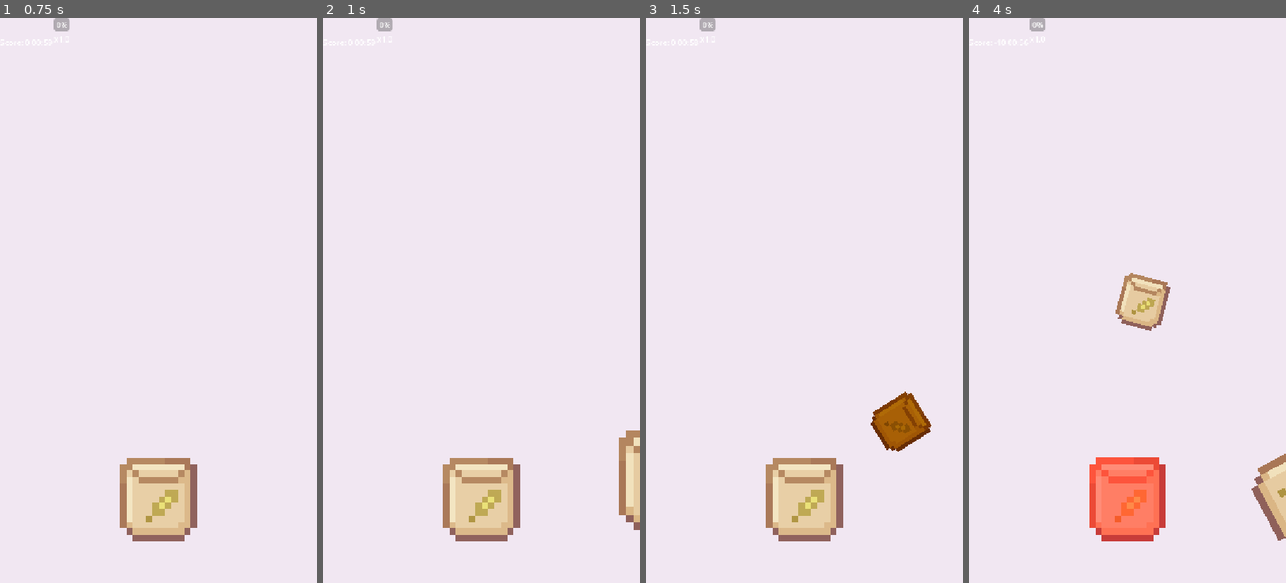
Above: before the commit, frames 1-4 (left to right).
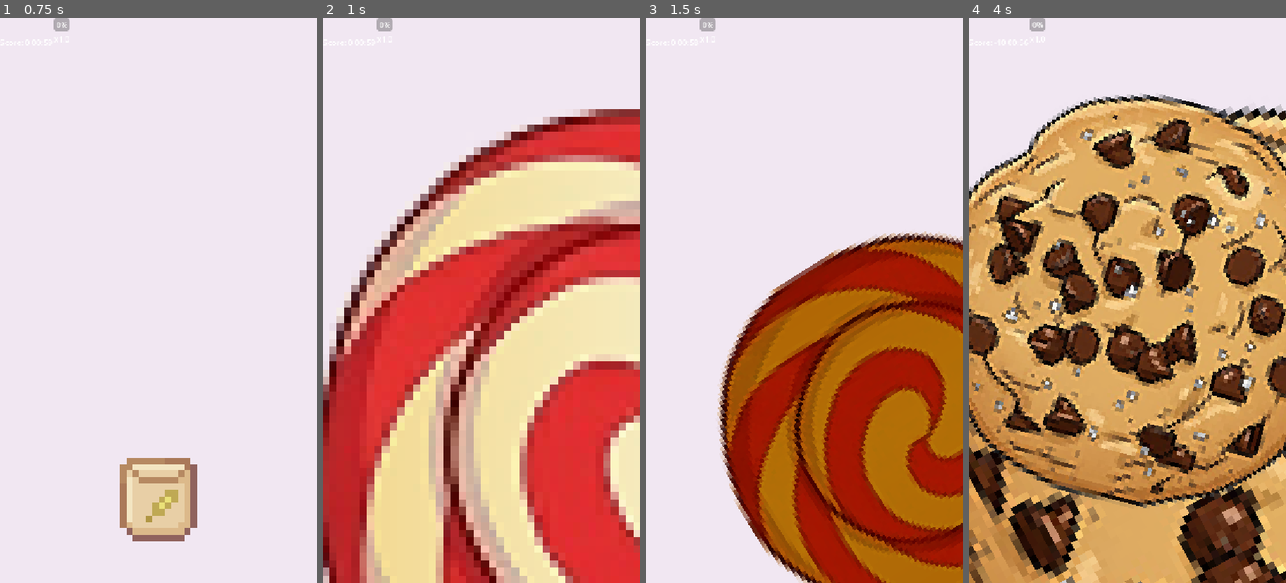
Above: after the commit, the same moments.

Repository: 6099sin/pro-c
Game: Godot game, scene res://scenes/core/Main.tscn
The game is run twice, just before and just after one commit, with the same random seed, the same clock (stepped at 60 frames per second) and the same inputs.
Inputs (mouse positions are in pixels of both pictures, inside the frame that each line leads up to):
- Up to frame 1 (0.75 s): tap Enter at 0.5 s; move the mouse to (228, 272) at 0.52 s; click (228, 272) at 0.67 s
- Up to frame 2 (1 s): no input
- Up to frame 3 (1.5 s): drag from (950, 385) to (804, 498) at 1.27 s
- Up to frame 4 (4 s): move the mouse to (1159, 176) at 2.02 s; click (1159, 176) at 2.17 s; drag from (1111, 413) to (1032, 215) at 2.77 s; drag from (1010, 289) to (1143, 300) at 3.52 s

Frame 1 is identical in both runs. In frame 2, 71% of the frame differs, in the area x 0-100%, y 16-100%; in frame 3, 40%; in frame 4, 82%, in the area x 0-100%, y 13-100%.

Commit message:
change texture and add bonus type

Diff:
--- a/scripts/core/Utils.gd
+++ b/scripts/core/Utils.gd
@@ -6,21 +6,21 @@
 const GRAVITY = 980.0
 
 # Enums
-enum ItemType {FRUIT, TRAP}
+enum ItemType {FRUIT, TRAP,BONUS}
 enum Grade {S, A, B, C, F}
 
 const ITEM_DATA = {
 	# Fruits
-	"fruit_1": {"type": ItemType.FRUIT, "score": 20, "color": Color(1, 0.8, 0.2), "texture_path": "res://assets/Sprites/f1.tres"}, # Gold/Orange
-	"fruit_2": {"type": ItemType.FRUIT, "score": 10, "color": Color(0.0, 0.843, 0.906, 1.0), "texture_path": "res://assets/Sprites/f2.tres"}, # Red
-	"fruit_3": {"type": ItemType.FRUIT, "score": 5, "color": Color(0.2, 0.8, 0.2), "texture_path": "res://assets/Sprites/f3.tres"}, # Green
+	"fruit_1": {"type": ItemType.FRUIT, "score": 20, "color": Color(1, 0.8, 0.2), "texture_path": "res://assets/UI/Item/Alpha.png"}, # Gold/Orange
+	"fruit_2": {"type": ItemType.FRUIT, "score": 10, "color": Color(0.0, 0.843, 0.906, 1.0), "texture_path": "res://assets/UI/Item/Beta.png"}, # Red
+	"bonus": {"type": ItemType.BONUS, "score": 5, "color": Color(0.2, 0.8, 0.2), "texture_path": "res://assets/UI/Item/Bonus.png"}, # Green
 
 	# Traps (All -5)
-	"trap_1": {"type": ItemType.TRAP, "score": - 5, "color": Color(0.712, 0.446, 0.002, 1.0), "texture_path": "res://assets/Sprites/t1.tres"}, # Dark Grey
-	"trap_2": {"type": ItemType.TRAP, "score": - 5, "color": Color(0.712, 0.446, 0.002, 1.0), "texture_path": "res://assets/Sprites/t1.tres"}, # Dark Purple
-	"trap_3": {"type": ItemType.TRAP, "score": - 5, "color": Color(0.712, 0.446, 0.002, 1.0), "texture_path": "res://assets/Sprites/t1.tres"}, # Dark Blue
-	"trap_4": {"type": ItemType.TRAP, "score": - 5, "color": Color(0.712, 0.446, 0.002, 1.0), "texture_path": "res://assets/Sprites/t2.tres"}, # Dark Brown
-	"trap_5": {"type": ItemType.TRAP, "score": - 5, "color": Color(0.712, 0.446, 0.002, 1.0), "texture_path": "res://assets/Sprites/t2.tres"}, # Dark Cyan
+	"trap_1": {"type": ItemType.TRAP, "score": - 5, "color": Color(0.712, 0.446, 0.002, 1.0), "texture_path": "res://assets/UI/Item/Candy1.png"}, # Dark Grey
+	"trap_2": {"type": ItemType.TRAP, "score": - 5, "color": Color(0.712, 0.446, 0.002, 1.0), "texture_path": "res://assets/UI/Item/Candy2.png"}, # Dark Purple
+	"trap_3": {"type": ItemType.TRAP, "score": - 5, "color": Color(0.712, 0.446, 0.002, 1.0), "texture_path": "res://assets/UI/Item/Candy3.png"}, # Dark Blue
+	"trap_4": {"type": ItemType.TRAP, "score": - 5, "color": Color(0.712, 0.446, 0.002, 1.0), "texture_path": "res://assets/UI/Item/Candy4.png"}, # Dark Brown
+	"trap_5": {"type": ItemType.TRAP, "score": - 5, "color": Color(0.712, 0.446, 0.002, 1.0), "texture_path": "res://assets/UI/Item/Candy5.png"}, # Dark Cyan
 }
 
 static func format_time(seconds: float) -> String:
